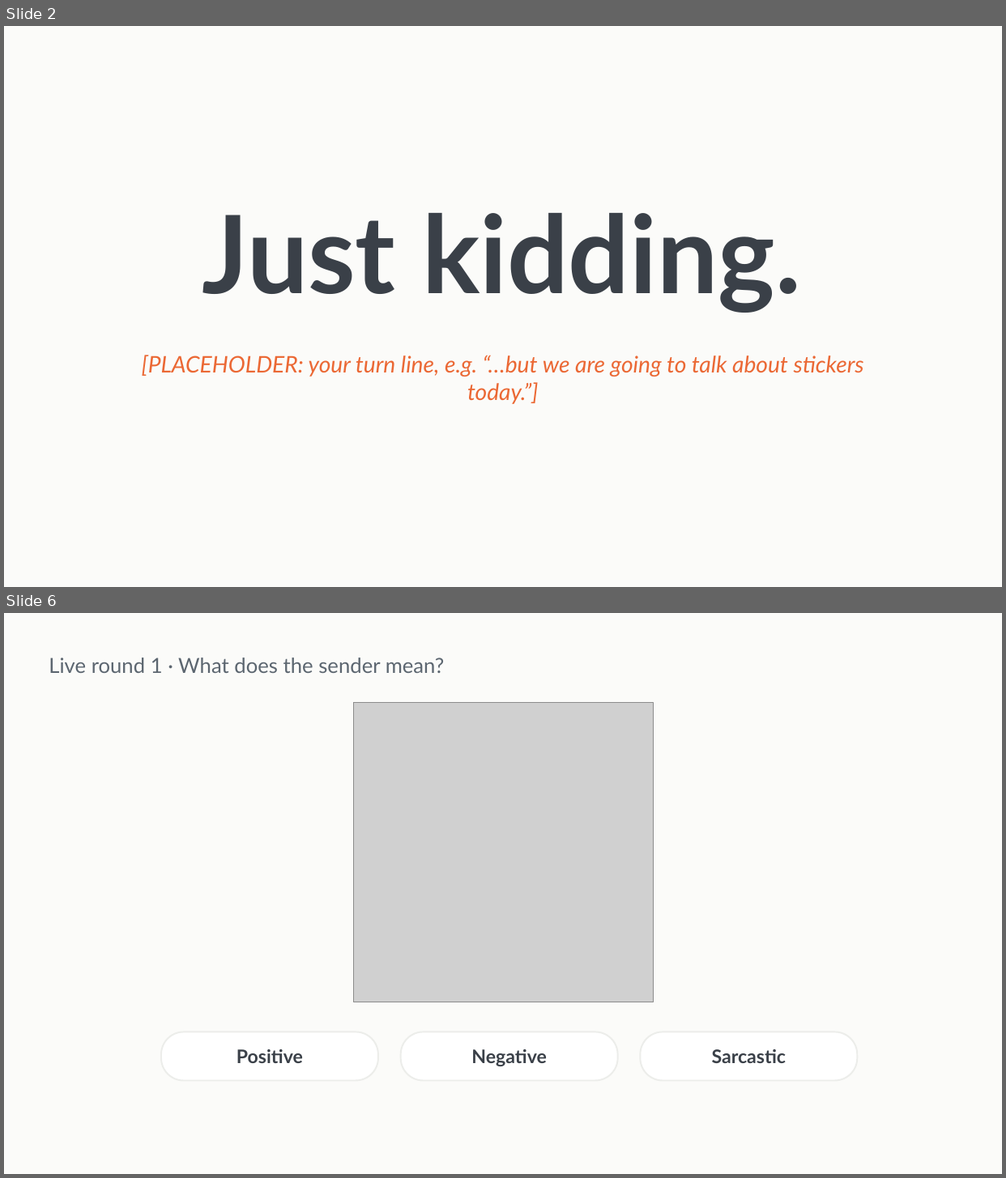
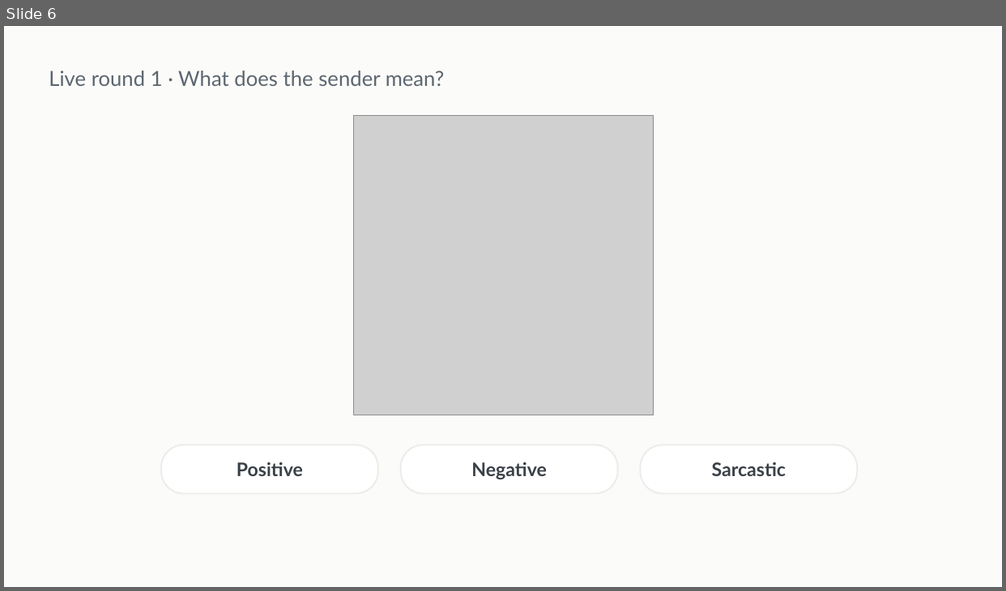
Before and after one commit to burakdon/sticker-comms, a slide deck: report/sticker-comms-deck.pptx. Shown one above the other, each under a label of ours: slides 2 and 6 before the commit, slide 6 after it; the slides between them are not shown. The pictures are 1006x1178 and 1006x591 pixels, drawn with LibreOffice and Linux fonts; fonts in the diff are those of the drawing; grey boxes stand for pictures. Boxes give left, top, right and bottom in pixels: in the first picture for what was removed or moved away, otherwise in the second. Text is boxed around its words. In the diff, an @@ line names an element or a change of style, - is before the commit and + after.

```diff
--- a/report/sticker-comms-deck.pptx
+++ b/report/sticker-comms-deck.pptx
@@ slide 2 removed at box(4, 26, 1002, 587), background #FBFBF9 @@
@@ text removed at box(202, 213, 801, 313) @@
-Just kidding.
@@ text removed at box(142, 355, 864, 404) @@
-[PLACEHOLDER: your turn line, e.g. “…but we are going to talk about stickers today.”]
```
Also in this commit, not shown: 8 slides changed, 5 slides added, 2 other slides removed, 4 other files.
